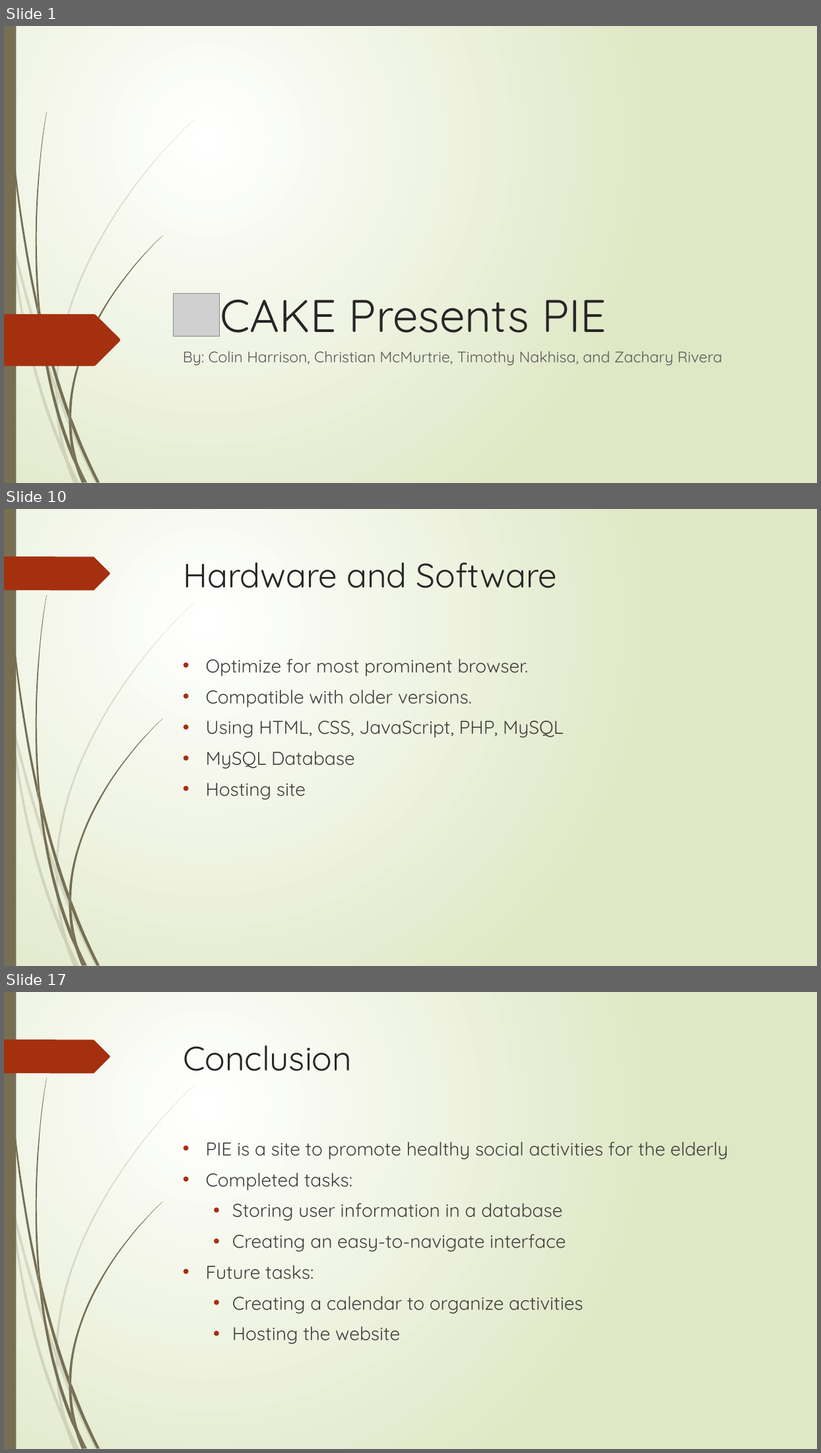
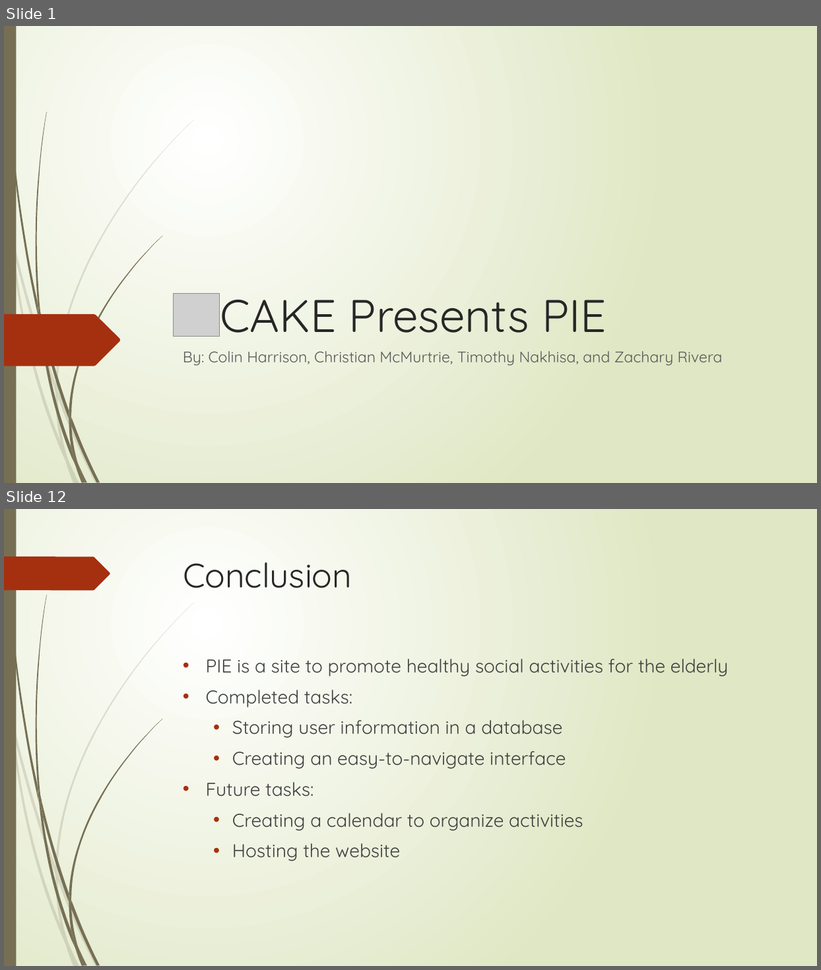
Before and after one commit to cs480GroupCAKE/PIEWebsite, a slide deck: Presentation/Presentation Two/Presentation Two.pptx. Shown one above the other, each under a label of ours: slides 1, 10 and 17 before the commit, slides 1 and 12 after it; the slides between them are not shown. The pictures are 821x1453 and 821x970 pixels, drawn with LibreOffice and Linux fonts; fonts in the diff are those of the drawing; grey boxes stand for pictures. Boxes give left, top, right and bottom in pixels: in the first picture for what was removed or moved away, otherwise in the second. Text is boxed around its words. In the diff, an @@ line names an element or a change of style, - is before the commit and + after.

```diff
--- a/Presentation/Presentation Two/Presentation Two.pptx
+++ b/Presentation/Presentation Two/Presentation Two.pptx
@@ slide 10 removed at box(4, 509, 817, 966), background gradient #FFFFFF to #DFE8C4; not listed: 24 template elements that a slide beside it also shows @@
@@ title removed at box(183, 562, 558, 588) @@
-Hardware and Software
@@ text removed at box(206, 659, 564, 800) @@
-• Optimize for most prominent browser.
-• Compatible with older versions.
-• Using HTML, CSS, JavaScript, PHP, MySQL
-• MySQL Database
-• Hosting site
@@ what was slide 17 is now slide 12 @@
```
Also in this commit, not shown: 2 slides changed, 8 slides added, 12 other slides removed.
